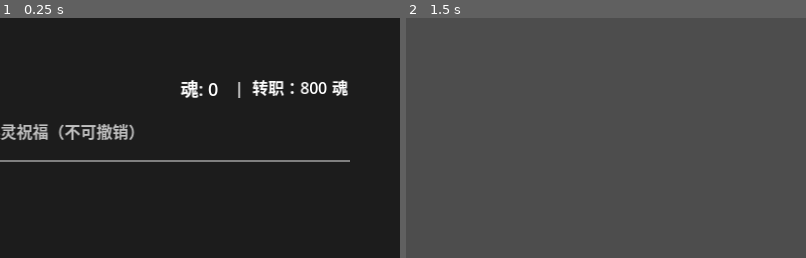
Above: before the commit, frames 1-2 (left to right).
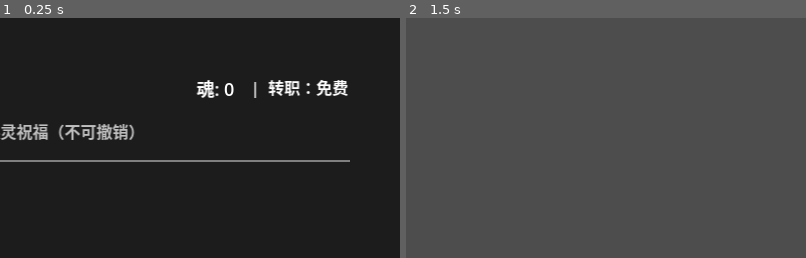
Above: after the commit, the same moments.

Repository: ZhuXilin/Dev_Project_260730
Game: Godot game, scene res://content/scenes/ui/HeroShrineUI.tscn
Two runs of this game, one before a commit and one after it. Both use one fixed random seed, a clock stepped at 60 frames per second and the inputs below. This scene is started directly instead of the project's main scene. Sound files missing from this copy of the repository are replaced by a short silence.
Inputs (mouse positions are % of the whole screen's width and height, from its top left):
- Up to frame 1 (0.25 s): no input
- Up to frame 2 (1.5 s): click "离开" at 0.5 s; tap Enter at 1.25 s; move the mouse to (72, 45) at 1.27 s; hold Right from 1.28 s (still down); tap 0 at 1.35 s; click (72, 45) at 1.42 s
The pictures show only the part of the screen within x 50-100%, y 0-50%; the shares and areas given below are measured in that part.

The runs differ from the first frame. In frame 1, 1.8% of the frame differs, in the area x 45-87%, y 25-34%; in frame 2, nothing differs.

Commit message:
Bug fixed

Diff:
--- a/content/scenes/levels/MusicConfig.tres
+++ b/content/scenes/levels/MusicConfig.tres
@@ -16,9 +16,11 @@
 [ext_resource type="AudioStream" uid="uid://xmc6l17m6moc" path="res://content/music/18 Victory Obtained.mp3" id="6_xqkk7"]
 [ext_resource type="AudioStream" uid="uid://cqhy1c7d5n7ru" path="res://content/music/31 Ending (Parade).mp3" id="7_g5mal"]
 [ext_resource type="AudioStream" uid="uid://c1jei0hu4cdeg" path="res://content/music/15 Battle Map 3 - Victory Nears (Player).mp3" id="7_xqkk7"]
+[ext_resource type="AudioStream" uid="uid://bhxk4aqwkwny2" path="res://content/music/19 Shop 3 - Coliseum.mp3" id="10_ojyag"]
 [ext_resource type="AudioStream" uid="uid://lnpidexicnb4" path="res://content/music/25 Unit Change.mp3" id="11_2hdij"]
 [ext_resource type="AudioStream" uid="uid://c0bl5cdk3atex" path="res://content/music/03. Story 5 - Village.mp3" id="12_hd217"]
 [ext_resource type="AudioStream" uid="uid://cyuaacekbee34" path="res://content/music/22 Story 3 - Conversation.mp3" id="16_7bx0x"]
+[ext_resource type="AudioStream" uid="uid://cde3c5ppv4p5r" path="res://content/music/09 Story 5 - Theme of Encounter.mp3" id="19_r2ggk"]
 
 [resource]
 script = ExtResource("5_ncngl")
@@ -35,11 +37,13 @@
 defeat_music = ExtResource("1_21sig")
 win_game_music = ExtResource("7_g5mal")
 soul_altar_music = ExtResource("16_7bx0x")
-anvil_tavern_music = ExtResource("1_w40kv")
+anvil_tavern_music = ExtResource("10_ojyag")
 arena_music = ExtResource("2_wof56")
 arena_battle_music = ExtResource("1_eelyb")
 hero_shrine_music = ExtResource("12_hd217")
 hero_shrine_convert_music = ExtResource("11_2hdij")
+dispatch_music = ExtResource("1_w40kv")
+secret_merchant_music = ExtResource("19_r2ggk")
 dialogue_music = ExtResource("2_qt4sp")
 battle_start_dialogue_music = ExtResource("1_f1kg3")
 metadata/_custom_type_script = "uid://ccysv3ra5kmq6"
--- a/function/global/MusicManager.gd
+++ b/function/global/MusicManager.gd
@@ -256,6 +256,12 @@
 func play_hero_shrine_convert_music():
 	if config: _play_slot("hero_shrine_convert", config.hero_shrine_convert_music)
 
+func play_dispatch_music():
+	if config: _play_slot("dispatch", config.dispatch_music)
+
+func play_secret_merchant_music():
+	if config: _play_slot("secret_merchant", config.secret_merchant_music)
+
 
 # ============================================================
 #  对话音乐
--- a/function/resource/MusicConfig.gd
+++ b/function/resource/MusicConfig.gd
@@ -24,6 +24,8 @@
 @export var arena_battle_music : AudioStream
 @export var hero_shrine_music : AudioStream
 @export var hero_shrine_convert_music : AudioStream
+@export var dispatch_music : AudioStream
+@export var secret_merchant_music : AudioStream
 
 # ---- 对话音乐 ----
 @export var dialogue_music : AudioStream
--- a/function/script/Camp.gd
+++ b/function/script/Camp.gd
@@ -319,7 +319,10 @@
 		GameState.npc_dialogue_flags.append(flag)
 		SaveManager.auto_save()
 
-	# 先播对话
+	# ★ 1. 播放隐藏商人专属音乐
+	MusicManager.play_secret_merchant_music()
+
+	# 先播对话（DialogueManager 会自动暂停当前音乐，并在对话结束后恢复）
 	var played : bool = StoryManager.play_next_dialogue("secret_merchant")
 	if played:
 		await DialogueManager.dialogue_finished
@@ -338,6 +341,9 @@
 	if not is_inside_tree():
 		return
 	update_display()
+
+	# ★ 2. 交易完成后，恢复营地原有音乐
+	_restore_camp_music()
 
 	# 交易完成后移除商人，箭头恢复
 	if is_instance_valid(_secret_btn):
--- a/function/script/DispatchUI.gd
+++ b/function/script/DispatchUI.gd
@@ -26,6 +26,8 @@
 
 func _ready():
 	layer = 24
+	MusicManager.play_dispatch_music()
+
 	if back_btn and not back_btn.pressed.is_connected(_on_back_pressed):
 		back_btn.pressed.connect(_on_back_pressed)
 	if dispatch_btn and not dispatch_btn.pressed.is_connected(_do_dispatch):
--- a/function/script/HeroShrineUI.gd
+++ b/function/script/HeroShrineUI.gd
@@ -80,9 +80,10 @@
 #  初始化
 # ============================================================
 func _ready():
-	COST_PER_CLASS = AdvancedClassManager.get_cost_per_class()
+	COST_PER_CLASS = 0
 	performance_layer.visible = false
-	cost_label.text = "  |  转职：%d 魂" % COST_PER_CLASS
+	cost_label.text = "  |  转职：免费"
+
 	MusicManager.play_hero_shrine_music()
 	_refresh_soul_display()
 	_build_unit_row()
@@ -178,13 +179,14 @@
 		branch_names.append("★ " + b.name)
 	status_lb.text = "可转职：\n" + "\n".join(branch_names) + "\n（点击查看）"
 
-	var can_afford : bool = _get_soul() >= COST_PER_CLASS
+	# ★ 因为费用是 0，这里 can_afford 永远为 true
+	var _can_afford : bool = true
 	var reached : bool = _reached_limit()
 
-	if not can_afford or reached:
+	if reached:
 		status_lb.modulate = Color(0.55, 0.55, 0.55, 1)
 		card.modulate = Color(0.7, 0.7, 0.7, 1)
-		if reached: status_lb.text += "\n（本次已转职）"
+		status_lb.text += "\n（本次已转职）"
 	else:
 		card.mouse_default_cursor_shape = Control.CURSOR_POINTING_HAND
 		card.gui_input.connect(_on_card_input.bind(unit_idx))
Not shown, added: content/music/09 Story 5 - Theme of Encounter.mp3.import
Not shown, added: content/music/17 Story 4 - Victory of Each Map.mp3.import
Not shown, added: content/music/19 Shop 3 - Coliseum.mp3.import
Not shown, added: content/music/09 Story 5 - Theme of Encounter.mp3
Not shown, added: content/music/17 Story 4 - Victory of Each Map.mp3
Not shown, added: content/music/19 Shop 3 - Coliseum.mp3
